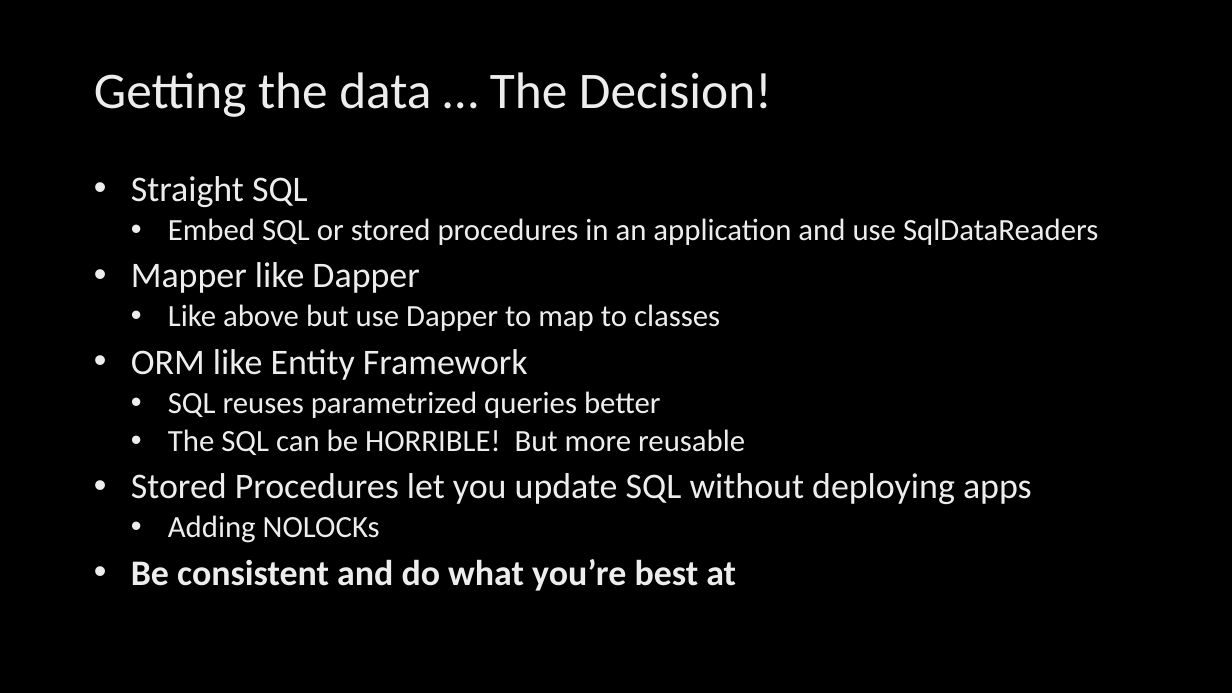
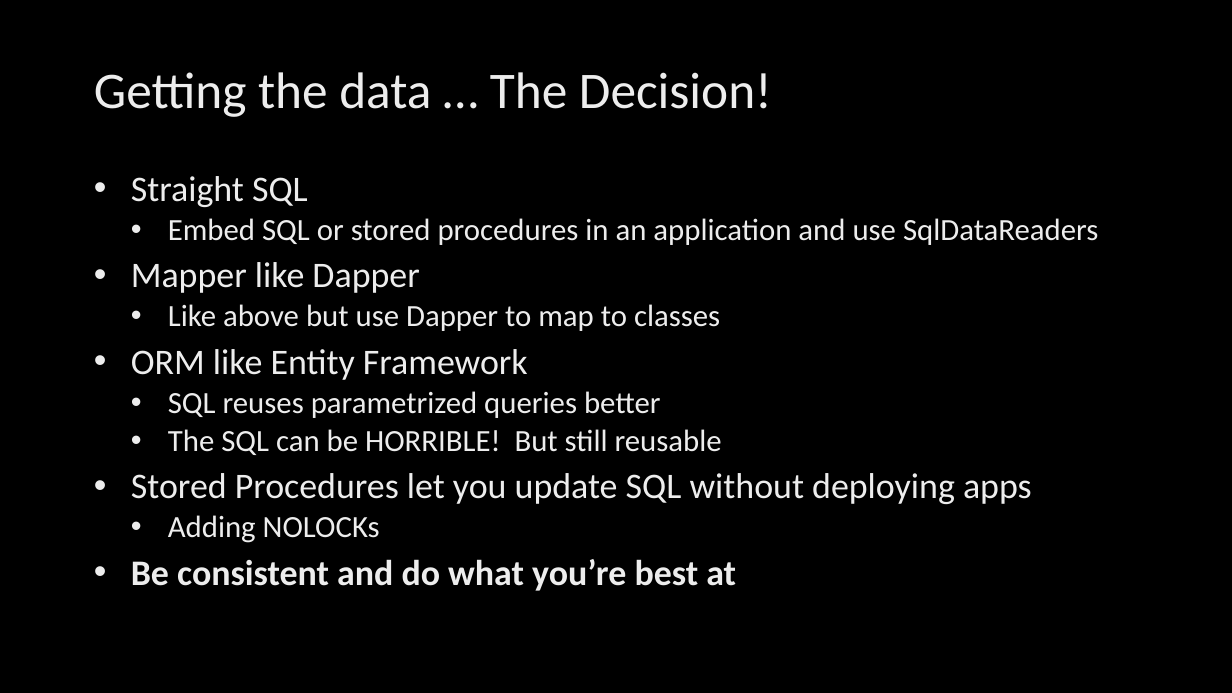
Before and after one commit to billgraziano/kcdc2018, a slide deck: slide 8 of ppt/5. Client Apps/Client Application Considerations.pptx. Drawn at 1232x693 pixels with LibreOffice and Linux fonts; fonts in the diff are those of the drawing; background and template pictures are left out. Boxes give left, top, right and bottom in pixels: in the first picture for what was removed or moved away, otherwise in the second. Text is boxed around its words. In the diff, an @@ line names an element or a change of style, - is before the commit and + after.

```diff
--- a/ppt/5. Client Apps/Client Application Considerations.pptx
+++ b/ppt/5. Client Apps/Client Application Considerations.pptx
@@ text at bbox=[168, 429, 722, 455]: text changed @@
-  • The SQL can be HORRIBLE! But more reusable
+  • The SQL can be HORRIBLE! But still reusable
```
Also in this commit, not shown: 1 other file.
